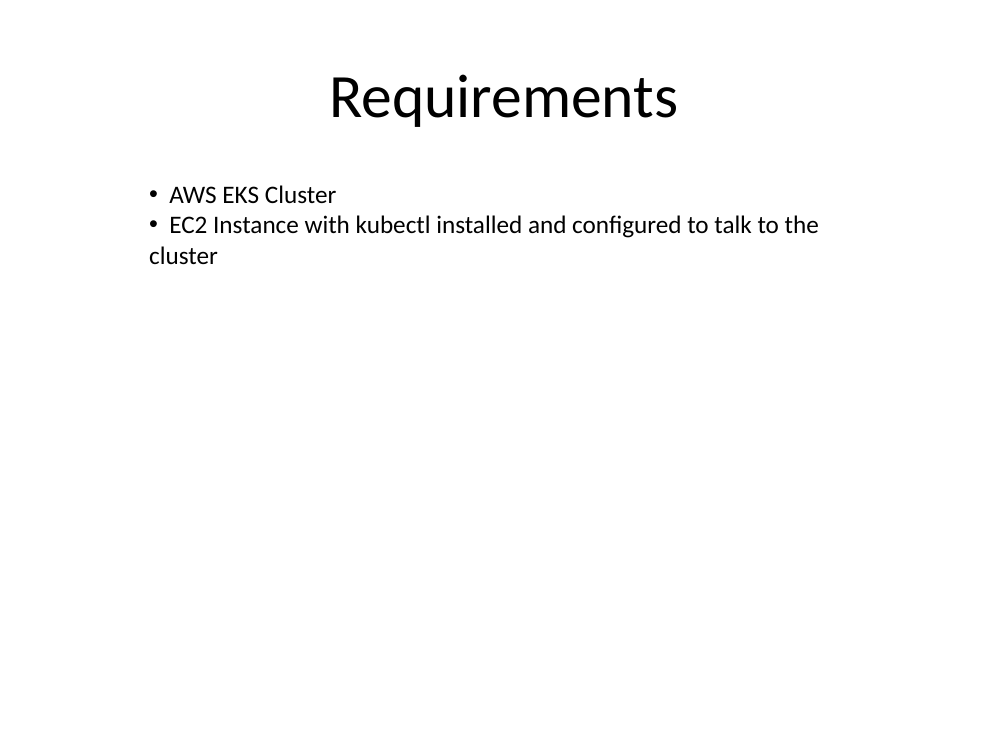
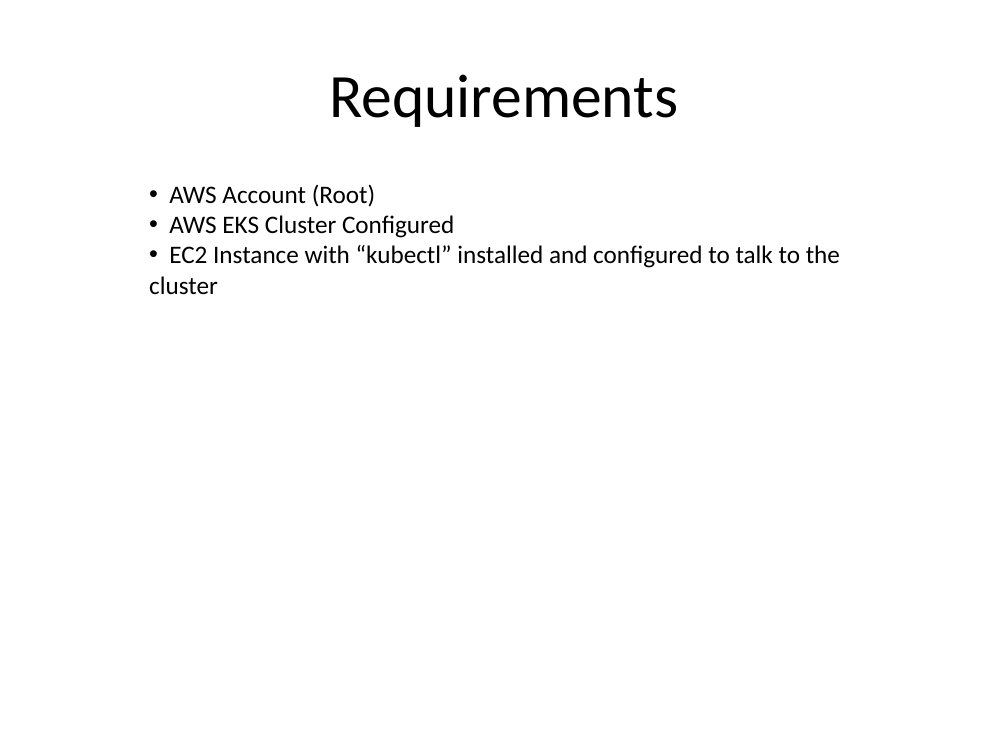
Before and after one commit to kskalvar/aws-eks-pipeline-quickstart, a slide deck: slide 6 of slides/AWS-EKS-Pipeline-QuickStart.pptx (slide 4 before the commit). Drawn at 1008x756 pixels with LibreOffice and Linux fonts; fonts in the diff are those of the drawing; background and template pictures are left out. Boxes give left, top, right and bottom in pixels: in the first picture for what was removed or moved away, otherwise in the second. Text is boxed around its words. In the diff, an @@ line names an element or a change of style, - is before the commit and + after.

```diff
--- a/slides/AWS-EKS-Pipeline-QuickStart.pptx
+++ b/slides/AWS-EKS-Pipeline-QuickStart.pptx
@@ text at bbox=[149, 185, 840, 295]: text changed @@
-• AWS EKS Cluster
-• EC2 Instance with kubectl installed and configured to talk to the cluster
+• AWS Account (Root)
+• AWS EKS Cluster Configured
+• EC2 Instance with “kubectl” installed and configured to talk to the cluster
```
Also in this commit, not shown: 7 other slides changed, 2 slides added, 1 other file.
